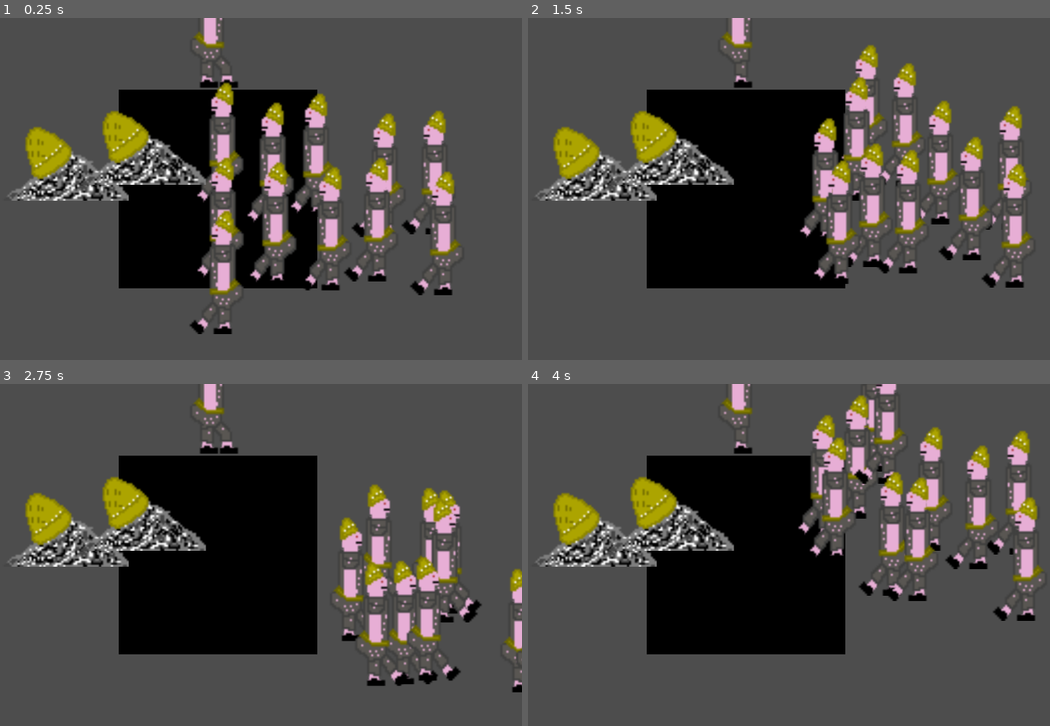
Above: before the commit, frames 1-4 (two rows, left to right).
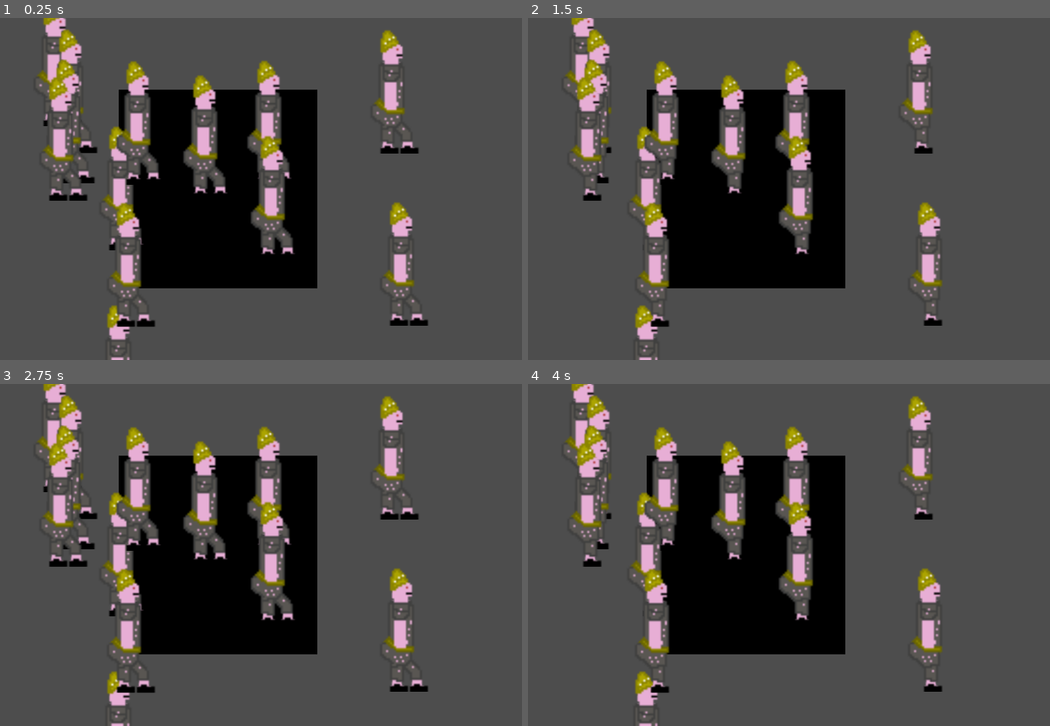
Above: after the commit, the same moments.

Repository: ReneZwiletitsch/PirateJam16
Game: Godot game, scene res://Scenes/BossFight.tscn
Same seed, same stepped clock (60 frames per second), same inputs: the game is played once before the commit and once after it. This scene is started directly instead of the project's main scene.
Inputs (mouse positions are in pixels of both pictures, inside the frame that each line leads up to):
- Up to frame 1 (0.25 s): no input
- Up to frame 2 (1.5 s): move the mouse to (877, 171) at 0.52 s; press the mouse at (877, 171) at 0.53 s; hold D (right) 0.53-1.28 s; tap C (necromancy) at 0.8, 1.35 s; move the mouse to (621, 206) at 1.27 s; release the mouse at (621, 206) at 1.28 s; hold S (down) from 1.28 s (still down)
- Up to frame 3 (2.75 s): tap E (test) at 1.55 s; move the mouse to (276, 479) at 2.02 s; release S (down) at 2.03 s; hold D (right) from 2.03 s (still down); hold E (test) from 2.03 s (still down); click (276, 479) at 2.3 s
- Up to frame 4 (4 s): move the mouse to (715, 623) at 2.77 s; release D (right) at 2.78 s; release E (test) at 2.78 s; hold W (up) 2.78-3.53 s; tap Mouse wheel up (ScrollZoomIn) at 2.85 s; tap C (necromancy) at 3.05 s; move the mouse to (929, 606) at 3.52 s; hold A (left) from 3.53 s (still down); hold Mouse wheel down (ScrollZoomOut) from 3.53 s (still down); tap E (test) at 3.8 s

The runs differ from the first frame. In frame 1, 24% of the frame differs, in the area x 1-89%, y 0-100%; in frame 2, 24%, in the area x 1-97%, y 0-100%; in frame 3, 21%; in frame 4, 23%.
Error after the commit: Parse Error: Expected indented block after "elif" block. (res://scripts/ai_char.gd:174)

Commit message:
(broken) inclomplete combat rewrite

Diff:
--- a/piratejam16/Scenes/AIChar.tscn
+++ b/piratejam16/Scenes/AIChar.tscn
@@ -7,6 +7,7 @@
 [ext_resource type="Texture2D" uid="uid://c3feec1ugw6on" path="res://assets/sprites/characters/Basic_alive.png" id="4_i6bii"]
 [ext_resource type="Texture2D" uid="uid://bbxth5j8bu0me" path="res://assets/sprites/characters/Basic_undead.png" id="4_r1r8o"]
 [ext_resource type="Texture2D" uid="uid://b5r3umso2ul3v" path="res://assets/sprites/characters/Basic_alive-Sheet.png" id="4_yp5so"]
+[ext_resource type="Texture2D" uid="uid://c6cle63voqr51" path="res://assets/sprites/characters/boss.png" id="5_wl4re"]
 [ext_resource type="Texture2D" uid="uid://ds1i7gbxe4fvg" path="res://assets/sprites/characters/Basic_undead_mirrored-Sheet.png" id="6_g1b3n"]
 [ext_resource type="Texture2D" uid="uid://hrmu7j50hwl6" path="res://assets/sprites/characters/Basic_undead-Sheet.png" id="6_k55w1"]
 
@@ -136,10 +137,26 @@
 }, {
 "frames": [{
 "duration": 1.0,
+"texture": ExtResource("5_wl4re")
+}],
+"loop": true,
+"name": &"boss_idle_left",
+"speed": 5.0
+}, {
+"frames": [{
+"duration": 1.0,
+"texture": ExtResource("5_wl4re")
+}],
+"loop": true,
+"name": &"boss_idle_right",
+"speed": 5.0
+}, {
+"frames": [{
+"duration": 1.0,
 "texture": ExtResource("2_sg3p5")
 }],
 "loop": true,
-"name": &"dead",
+"name": &"dead_idle_right",
 "speed": 5.0
 }, {
 "frames": [{
@@ -147,7 +164,7 @@
 "texture": ExtResource("2_62yb5")
 }],
 "loop": true,
-"name": &"deadge",
+"name": &"deadge_idle_right",
 "speed": 5.0
 }, {
 "frames": [{
@@ -210,7 +227,7 @@
 
 [node name="AnimatedSprite2D" type="AnimatedSprite2D" parent="."]
 sprite_frames = SubResource("SpriteFrames_h1yg5")
-animation = &"undead_idle_left"
+animation = &"dead_idle_right"
 autoplay = "alive_walking_right"
 
 [node name="CollisionShape2D" type="CollisionShape2D" parent="."]
--- a/piratejam16/Scenes/BossFight.tscn
+++ b/piratejam16/Scenes/BossFight.tscn
@@ -1,8 +1,7 @@
-[gd_scene load_steps=5 format=3 uid="uid://c4w40gxr4icn0"]
+[gd_scene load_steps=4 format=3 uid="uid://c4w40gxr4icn0"]
 
 [ext_resource type="Script" path="res://scripts/boss_fight.gd" id="1_saalm"]
 [ext_resource type="Texture2D" uid="uid://csy4rkfkqmnsc" path="res://assets/sprites/temporary/black100x100.png" id="2_0ioc6"]
-[ext_resource type="PackedScene" uid="uid://dm77ptpohrroj" path="res://Scenes/AIChar.tscn" id="3_6k5b1"]
 
 [sub_resource type="NavigationPolygon" id="NavigationPolygon_vcf0u"]
 vertices = PackedVector2Array(1540.83, -1137.21, 1987.67, 985, -1321.56, 985, -1227.43, -1212.73)
@@ -21,6 +20,3 @@
 [node name="NavigationRegion2D" type="NavigationRegion2D" parent="."]
 position = Vector2(16, -12)
 navigation_polygon = SubResource("NavigationPolygon_vcf0u")
-
-[node name="BBEG" parent="." instance=ExtResource("3_6k5b1")]
-position = Vector2(-1, -83)
--- a/piratejam16/Scenes/level_generation_and_handling.gd
+++ b/piratejam16/Scenes/level_generation_and_handling.gd
@@ -45,13 +45,15 @@
 
 
 
-func player_attack(mouse_vec):
+func player_attack(mouse_vec,boss):
 	for i in Singleton.all_ai_char_instances:
 		#check if in cone
 		var enemy_pos = (i.global_position-Singleton.current_character.global_position)
 		var enemy_vec = enemy_pos.normalized()
 		if abs(acos(mouse_vec.dot(enemy_vec))) < Singleton.basic_attack_angle and enemy_pos.length()< Singleton.basic_character_range:
 			i.character_damage()
+
+
 
 
 
@@ -66,10 +68,13 @@
 	instance.position = Vector2(x_rand,y_rand)
 	add_child(instance,true)
 	Singleton.all_ai_char_instances.append(instance)
-	instance.dead = dead
 	instance.player_attack_woundup.connect(player_attack)
+
+
 	if dead:
-		instance.find_child("AnimatedSprite2D").set_animation("dead")
+		instance.load_attributes(instance.character.dead)
+	else:
+		instance.load_attributes(instance.character.alive)
 
 
 # Called every frame. 'delta' is the elapsed time since the previous frame.
--- a/piratejam16/scripts/Singleton.gd
+++ b/piratejam16/scripts/Singleton.gd
@@ -1,4 +1,6 @@
 extends Node
+
+
 
 
 
--- a/piratejam16/scripts/ai_char.gd
+++ b/piratejam16/scripts/ai_char.gd
@@ -12,6 +12,8 @@
 @onready var playercontrol = false
 @onready var dead = true
 @onready var fully_dead := false
+@onready var texture_type := "alive"
+@onready var character_index :=0
 
 
 @onready var attack_rdy := true
@@ -20,40 +22,52 @@
 @onready var last_animation = ""
 @onready var last_direction = "right"
 
-signal player_attack_woundup(aim)
+
+signal player_attack_woundup(aim,boss)
 
 @onready var boss_fight := false
 
-
-
-
-
-
-func debug_message():
-	print(dead)
-
+enum character {alive,dead,undead,fully_dead,fighting_boss,boss}
+enum attribute {character_index,dead,fully_dead,playercontrol,texture_type}
+var attribute_list = [
+			[0,false,false,false,"alive"], #alive
+			[1,true,false,false,"dead"], #dead
+			[2,false,false,true,"undead"], #undead
+			[3,true,true,false,"deadge"], #fully dead
+			[4,false,false,false,"undead"], #fighting boss
+			[5,false,false,false,"boss"], #boss
+			]
+
+
+func load_attributes(char_to_load):
+	#set the attributes
+	playercontrol = attribute_list[char_to_load][attribute.playercontrol]
+	dead = attribute_list[char_to_load][attribute.dead]
+	fully_dead = attribute_list[char_to_load][attribute.fully_dead]
+	texture_type = attribute_list[char_to_load][attribute.texture_type]
+	character_index = attribute_list[char_to_load][attribute.character_index]
+	last_animation = texture_type+"_idle_right"
+	$AnimatedSprite2D.set_animation(texture_type+"_idle_right")
 
 
 func necromancy():
 	if not dead and playercontrol:
-		$AnimatedSprite2D.set_animation("dead")
+		load_attributes(character.dead)
 		Singleton.player_position = global_position + Vector2(0,40)
 		Singleton.current_player_hp = 0
 		Singleton.current_player_strenght = 0
 		Singleton.current_player_dex = 0
 		Singleton.current_character = null
-		dead = true
-		playercontrol = false
+
 
 	elif (get_local_mouse_position().length() < 32 and dead and not fully_dead and (global_position-Singleton.player_position).length() <Singleton.necromancy_range and Singleton.current_character == null) or boss_fight:
 		print("did a necromancy")
-		$AnimatedSprite2D.set_animation("undead_idle_right")
-		dead = false
-		last_animation = "undead_idle_right"
-		if not boss_fight:
+		if boss_fight:
+			load_attributes(character.fighting_boss)
+		else:
+			load_attributes(character.undead)
 			Singleton.player_died = false
 			Singleton.current_character = $"."
-			playercontrol = true
 			Singleton.current_player_hp = current_char.curr_hp
 			Singleton.current_player_strenght = current_char.strenght
 			Singleton.current_player_dex = current_char.dex
@@ -64,7 +78,6 @@
 
 # Called when the node enters the scene tree for the first time.
 func _ready() -> void:
-
 	var cone_corners := PackedVector2Array([])
 	var radius_vector := Vector2(Singleton.basic_character_range,0)
 	cone_corners.append(Vector2(0,0))
@@ -77,16 +90,13 @@
 
 	$CollisionShape2D.disabled = true
 
-
 	movement_speed = current_char.speed
 	willpower = current_char.willpower
 
-	#idk what these do, they are from the documentation
 	# These values need to be adjusted for the actor's speed
 	# and the navigation layout.
-	navigation_agent.path_desired_distance = 4.0
+	navigation_agent.path_desired_distance = 4.0	#idk what these do, they are from the documentation
 	navigation_agent.target_desired_distance = 4.0
-
 	# Make sure to not await during _ready.
 	actor_setup.call_deferred()
 
@@ -94,22 +104,15 @@
 
 # Called every frame. 'delta' is the elapsed time since the previous frame.
 func _process(delta: float) -> void:
+	#temp, this should probably be handled elsewhere
 	if playercontrol and Singleton.player_died:
 		print("player just died, doing fully_dead thing")
-		fully_dead = true
-		dead = true
+		load_attributes(character.fully_dead)
 		Singleton.current_character = null
 		Singleton.player_position = global_position+ Vector2(0,40)
-		$AnimatedSprite2D.set_animation("deadge")
 		self.set_scale(Vector2(0.5,0.5))
 		self.position += Vector2(0,16)
 		self.set_z_index(0)
-		print("end of the function")
-		playercontrol = false
-
-	elif playercontrol and attack_rdy:
-		aim = Singleton.current_character.get_local_mouse_position().normalized()
-		target_polygon.rotate(aim.angle()-target_polygon.get_rotation()-PI/4)
 
 
 func actor_setup():
@@ -129,32 +132,53 @@
 		current_char.curr_hp -= Singleton.current_player_strenght
 		print("character got dmg",current_char.curr_hp)
 		if current_char.curr_hp <=0:
-			dead = true
 			print("character has died")
 			current_char.curr_hp = current_char.max_hp
-			$AnimatedSprite2D.set_animation("dead")
-
+			load_attributes(character.dead)
 
 
 func attack():
 	attack_rdy = false
 	target_polygon.visible = true
 	$Attack_timer.start(Singleton.max_attack_cooldown/current_char.dex)
-	if not playercontrol:
-		last_animation = "alive_idle_"+last_direction
-		$AnimatedSprite2D.set_animation(last_animation)
+	last_animation = texture_type+"_idle_"+last_direction
+	$AnimatedSprite2D.set_animation(last_animation)
+	print("match ", attribute_list[character.undead][attribute.character_index])
+	var test = 2
+	if character_index == attribute_list[character.undead][attribute.character_index]: #me
+		aim = Singleton.current_character.get_local_mouse_position().normalized()
+	elif character_index ==	attribute_list[character.boss][attribute.character_index]: #boss
+		#temp, random attacks
+		var rng = RandomNumberGenerator.new()
+		aim = Vector2(rng.randf_range(-1, 1),rng.randf_range(-1, 1)).normalized()
+	else:
+	 	#default #enemy and fighting boss
 		aim = (Singleton.current_character.global_position-global_position).normalized()
-		target_polygon.rotate(aim.angle()-target_polygon.get_rotation()-PI/4)
-	else:
-		last_animation = "undead_idle_"+last_direction
-		$AnimatedSprite2D.set_animation(last_animation)
-		aim = Singleton.current_character.get_local_mouse_position().normalized()
-		target_polygon.rotate(aim.angle()-target_polygon.get_rotation()-PI/4)
+
+	target_polygon.rotate(aim.angle()-target_polygon.get_rotation()-PI/4)
+
+
+
+
 
 func _on_attack_timer_timeout() -> void:
 	$Attack_timer.stop()
 	target_polygon.visible = false
 	attack_rdy = true
+
+	if character_index == attribute_list[character.undead][attribute.character_index]: #me
+		player_attack_woundup.emit(aim,false)
+	elif character_index == attribute_list[character.boss][attribute.character_index]: #boss
+		player_attack_woundup.emit(aim,true)
+
+	elif character_index == attribute_list[character.alive][attribute.character_index]: #alive
+
+	elif character_index == attribute_list[character.fighting_boss][attribute.character_index]: #fighting boss
+
+
+	else:
+		print("ERROR, SOMETHING WRONG WITH ATTACK")
+
 	#ai attack
 	if not playercontrol and Singleton.current_character != null:
 		#check if player is in cone, basically same as other way around
@@ -163,13 +187,10 @@
 		var enemy_vec = enemy_pos.normalized()
 		if abs(acos(aim.dot(enemy_vec))) < Singleton.basic_attack_angle and enemy_pos.length()< Singleton.basic_character_range:
 			Singleton.player_damage(current_char.strenght)
-			if boss_fight:
+			if character_index == attribute_list[character.boss][attribute.character_index]:
 				Singleton.boss_damage(current_char.strenght)
 
 
-
-	elif playercontrol:
-		player_attack_woundup.emit(aim)
 
 
 
@@ -216,18 +237,9 @@
 			velocity = (AI_input * willpower + player_input_direction*(1-willpower))* movement_speed # *1.5 if we want to make player character faster. but for now i'll keep it the same, this way switching characters is important in combat
 
 
-
-
-
-
-
 		move_and_slide()
 		#changing animations
-		var animation_name := ""
-		if playercontrol:
-			animation_name += "undead"
-		else:
-			animation_name += "alive"
+		var animation_name := texture_type
 
 		if velocity[0]>0:
 			animation_name += "_walking_right"
@@ -242,6 +254,10 @@
 			$AnimatedSprite2D.set_animation(animation_name)
 			last_animation = animation_name
 
+	#	if character_index == attribute_list[character.boss][attribute.character_index]:
+	#		print("boss is doing this: ")
+	#		print(animation_name)
+
 
 
 
@@ -249,7 +265,7 @@
 class AIcharacter:
 	#stats
 	var rng = RandomNumberGenerator.new()
-	var max_hp := 99999#rng.randi_range(1, 100)
+	var max_hp := rng.randi_range(1, 100)
 	var strenght := rng.randi_range(1, 10)
 	var speed := rng.randi_range(50, 100)
 	var dex := rng.randi_range(1, 100)
--- a/piratejam16/scripts/boss_fight.gd
+++ b/piratejam16/scripts/boss_fight.gd
@@ -33,8 +33,8 @@
 			ai_counter += 1
 			print(ai_counter)
 
-	#spawn_boss()
-	Singleton.current_character=$BBEG
+	spawn_boss()
+	#Singleton.current_character=$BBEG
 
 
 
@@ -51,13 +51,10 @@
 	instance.position = Vector2(x,y)
 	add_child(instance,true)
 	Singleton.current_character=instance
-	instance.dead = dead
-	instance.fully_dead = fully_dead
-	instance.find_child("AnimatedSprite2D").set_animation("deadge")
+	instance.load_attributes(instance.character.boss)
 
 
 
-#temp, delete for full implementation
 func spawn_ai_char(dead,fully_dead):
 	print("spawning")
 	var rng = RandomNumberGenerator.new()
@@ -69,14 +66,22 @@
 	instance.position = Vector2(x_rand,y_rand)
 	add_child(instance,true)
 	Singleton.all_ai_char_instances.append(instance)
-	instance.dead = dead
-	instance.fully_dead = fully_dead
 
 	if dead:
-		instance.find_child("AnimatedSprite2D").set_animation("dead")
+		instance.load_attributes(instance.character.dead)
+	else:
+		instance.load_attributes(instance.character.alive)
 
-	if fully_dead:
-		instance.find_child("AnimatedSprite2D").set_animation("deadge")
+
+#used by boss
+func player_attack(mouse_vec,boss):
+	for i in Singleton.all_ai_char_instances:
+		#check if in cone
+		var enemy_pos = (i.global_position-Singleton.current_character.global_position)
+		var enemy_vec = enemy_pos.normalized()
+		if abs(acos(mouse_vec.dot(enemy_vec))) < Singleton.basic_attack_angle and enemy_pos.length()< Singleton.basic_character_range:
+			i.character_damage()
+
 
 
 
Not shown: 1 places in piratejam16/Scenes/AIChar.tscn that only renumber resources
Binary file added: piratejam16/assets/asperite_projects/boss.aseprite
Binary file added: piratejam16/assets/sprites/characters/boss.png
Not shown, added: piratejam16/assets/sprites/characters/boss.png.import
